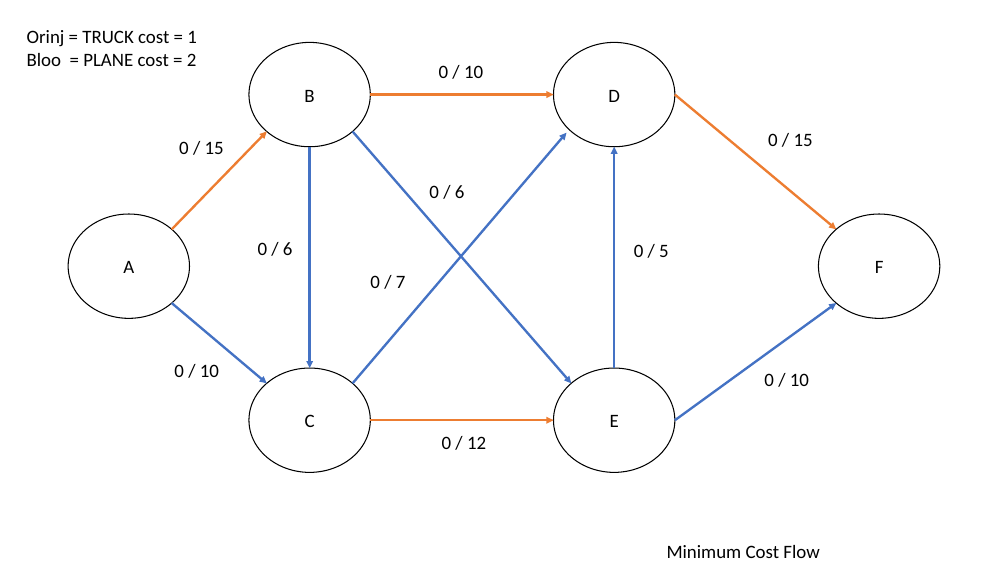
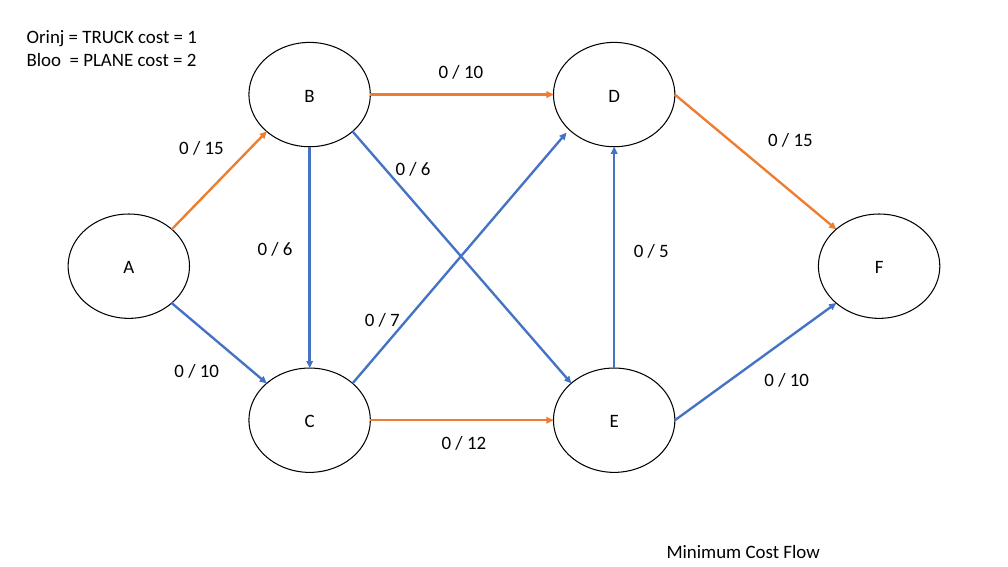
Before and after one commit to JStephenD/Git, a slide deck: slide 25 of Flow_Network.pptx. Drawn at 1008x567 pixels with LibreOffice and Linux fonts; fonts in the diff are those of the drawing. Boxes give left, top, right and bottom in pixels: in the first picture for what was removed or moved away, otherwise in the second. Text is boxed around its words. In the diff, an @@ line names an element or a change of style, - is before the commit and + after.

```diff
--- a/Flow_Network.pptx
+++ b/Flow_Network.pptx
@@ text "0 / 6" rewrapped from (429,185,465,198) to (396,162,431,181) @@
@@ text "0 / 7" rewrapped from (370,275,406,288) to (365,313,400,331) @@
```
Also in this commit, not shown: 2 other slides changed, 1 slide added.
